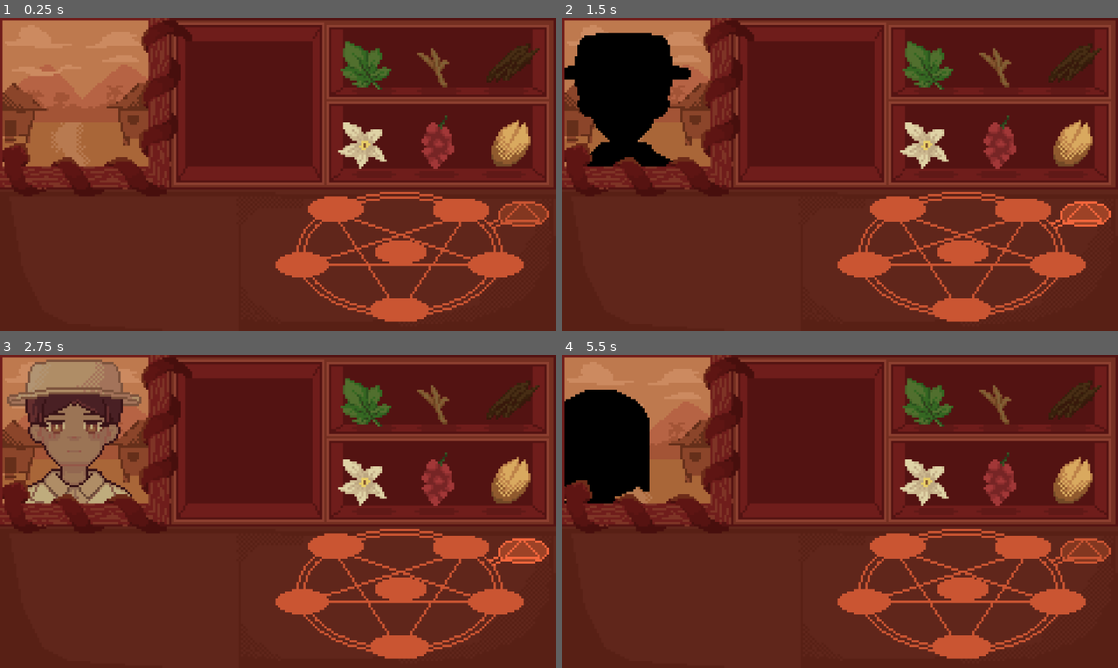
Above: before the commit, frames 1-4 (two rows, left to right).
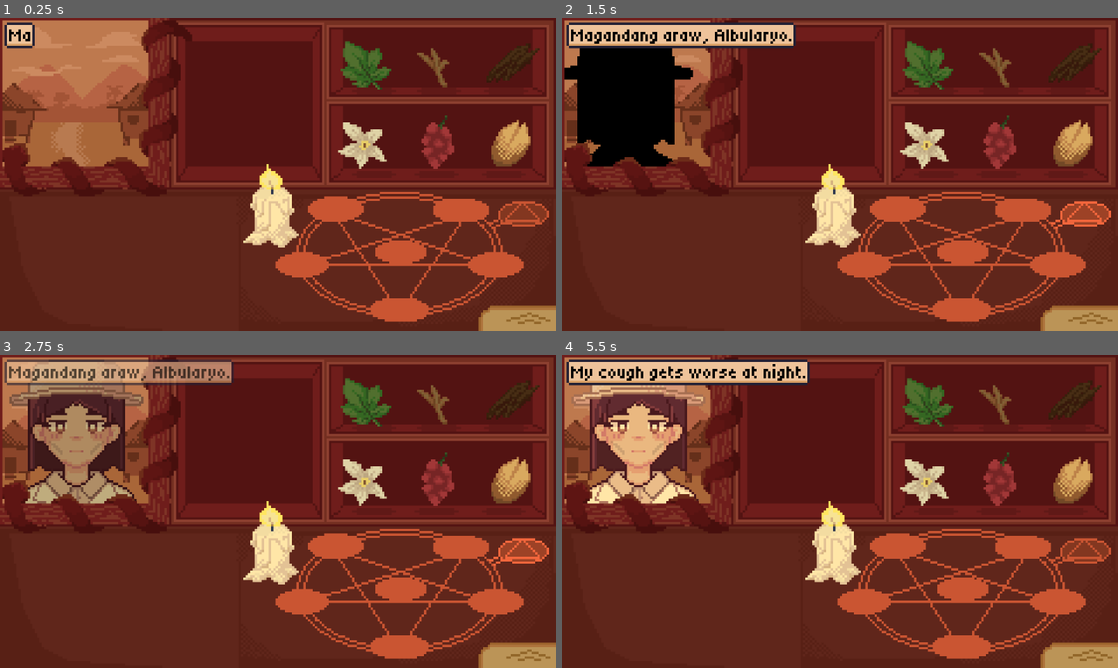
Above: after the commit, the same moments.

Repository: HansSorongon/albularyo_gamedes
Game: Godot game, scene res://scenes/main/main_loop.tscn
Same seed, same stepped clock (60 frames per second), same inputs: the game is played once before the commit and once after it.
Inputs (mouse positions are in pixels of both pictures, inside the frame that each line leads up to):
- Up to frame 1 (0.25 s): no input
- Up to frame 2 (1.5 s): click (1079, 215) at 0.5 s; click (1079, 215) at 1.25 s
- Up to frame 3 (2.75 s): click (517, 552) at 2 s
- Up to frame 4 (5.5 s): tap Enter (ui_accept) at 2.75 s; drag from (895, 545) to (1056, 602) at 2.77 s; drag from (1023, 545) to (962, 646) at 3.52 s; move the mouse to (1056, 602) at 4.27 s; hold Enter (ui_accept) 4.28-5 s; click (1056, 602) at 4.55 s; drag from (962, 646) to (1023, 545) at 5.02 s

The runs differ from the first frame. In frame 1, 3.0% of the frame differs, in the area x 0-100%, y 1-100%; in frame 2, 6.9%; in frame 3, 8.5%; in frame 4, 14%.

Commit message:
feat: drawer checklist

Diff:
--- a/project.godot
+++ b/project.godot
@@ -14,6 +14,10 @@
 run/main_scene="uid://cvhtpwumormog"
 config/features=PackedStringArray("4.5", "Forward Plus")
 config/icon="res://icon.svg"
+
+[autoload]
+
+DialogueManager="*res://scenes/dialogue/dialogue_manager.gd"
 
 [display]
 
--- /dev/null
+++ b/scenes/dialogue/dialogue_box.gd
@@ -0,0 +1,76 @@
+extends MarginContainer
+
+@onready var label = $MarginContainer/Label
+@onready var timer = $LetterDisplayTimer
+@onready var sfx_dialogue: AudioStreamPlayer = $sfx_dialogue
+
+const MAX_WIDTH = 120
+var text = ""
+var letter_index = 0
+var letter_time = 0.03
+var space_time = 0.06
+var punctuation_time = 0.2
+signal finished_displaying()
+
+func display_text(text_to_display: String):
+	text = text_to_display
+	letter_index = 0
+	label.text = text_to_display  # Set full text temporarily
+
+	# Reset sizes
+	custom_minimum_size = Vector2.ZERO
+	label.autowrap_mode = TextServer.AUTOWRAP_OFF
+
+	await resized  # Wait for natural size calculation
+
+	# Check if text is too wide
+	if size.x > MAX_WIDTH:
+		custom_minimum_size.x = MAX_WIDTH
+		label.autowrap_mode = TextServer.AUTOWRAP_WORD
+		await resized
+		custom_minimum_size.y = size.y
+
+	label.text = ""
+
+	# Fade in
+	modulate.a = 0
+	var tween = create_tween()
+	tween.tween_property(self, "modulate:a", 1.0, 0.2)
+	await tween.finished
+
+	_display_letter()
+
+func _display_letter():
+	if letter_index >= text.length():
+		finished_displaying.emit()
+		return
+
+	label.text += text[letter_index]
+	letter_index += 1
+	sfx_dialogue.play()
+
+	if letter_index >= text.length():
+		finished_displaying.emit()
+		return
+
+	match text[letter_index]:
+		"!", ".", ",", "?":
+			timer.start(punctuation_time)
+		" ":
+			timer.start(space_time)
+		_:
+			timer.start(letter_time)
+
+func _on_letter_display_timer_timeout() -> void:
+	_display_letter()
+
+func skip_to_end():
+	timer.stop()
+	letter_index = text.length()
+	label.text = text
+	finished_displaying.emit()
+
+func fade_out():
+	var tween = create_tween()
+	tween.tween_property(self, "modulate:a", 0.0, 0.8)
+	await tween.finished
--- /dev/null
+++ b/scenes/dialogue/dialogue_box.tscn
@@ -0,0 +1,38 @@
+[gd_scene load_steps=5 format=3 uid="uid://bk4fuuu580wia"]
+
+[ext_resource type="Script" uid="uid://dvrsbj1oqgck0" path="res://scenes/dialogue/dialogue_box.gd" id="1_6uen5"]
+[ext_resource type="Texture2D" uid="uid://bwbpoyjarr14o" path="res://assets/ui/dialogue/dialog.png" id="2_eprfq"]
+[ext_resource type="FontFile" uid="uid://b5bptjjfvw3i2" path="res://assets/ui/dialogue/tiny5.ttf" id="3_gm23c"]
+[ext_resource type="AudioStream" uid="uid://c527smwm4oxpx" path="res://assets/audio/bleep008.ogg" id="4_gm23c"]
+
+[node name="DialogueBox" type="MarginContainer"]
+script = ExtResource("1_6uen5")
+
+[node name="NinePatchRect" type="NinePatchRect" parent="."]
+layout_mode = 2
+texture = ExtResource("2_eprfq")
+patch_margin_left = 1
+patch_margin_top = 1
+patch_margin_right = 1
+patch_margin_bottom = 2
+
+[node name="MarginContainer" type="MarginContainer" parent="."]
+layout_mode = 2
+theme_override_constants/margin_left = 2
+theme_override_constants/margin_top = 1
+theme_override_constants/margin_right = 1
+theme_override_constants/margin_bottom = 1
+
+[node name="Label" type="Label" parent="MarginContainer"]
+layout_mode = 2
+theme_override_colors/font_color = Color(0, 0, 0, 1)
+theme_override_fonts/font = ExtResource("3_gm23c")
+theme_override_font_sizes/font_size = 8
+
+[node name="LetterDisplayTimer" type="Timer" parent="."]
+
+[node name="sfx_dialogue" type="AudioStreamPlayer" parent="."]
+stream = ExtResource("4_gm23c")
+volume_db = 10.0
+
+[connection signal="timeout" from="LetterDisplayTimer" to="." method="_on_letter_display_timer_timeout"]
--- /dev/null
+++ b/scenes/dialogue/dialogue_manager.gd
@@ -0,0 +1,61 @@
+extends Node2D
+@onready var text_box_scene = preload("res://scenes/dialogue/dialogue_box.tscn")
+var dialog_lines: Array[String] = []
+var current_line_index = 0
+var text_box
+var is_dialog_active = false
+var is_transitioning = false  # Add this flag
+
+func start_dialog(lines: Array[String]):
+	if is_dialog_active:
+		return
+
+	dialog_lines = lines
+	current_line_index = 0
+	is_dialog_active = true
+
+	_show_text_box()
+
+func _show_text_box():
+	if not text_box:
+		text_box = text_box_scene.instantiate()
+		text_box.finished_displaying.connect(_on_text_box_finished_displaying)
+		text_box.z_index = 999
+		add_child(text_box)
+		text_box.position = Vector2(2, 2)
+		await get_tree().process_frame
+
+	text_box.display_text(dialog_lines[current_line_index])
+
+func _on_text_box_finished_displaying():
+	if is_transitioning or not is_dialog_active:
+		return
+
+	is_transitioning = true
+
+	await get_tree().create_timer(1.0).timeout
+	text_box.fade_out()
+
+	if text_box and is_instance_valid(text_box):
+		await text_box.fade_out()
+
+	_advance_dialog()
+
+	is_transitioning = false
+
+func _advance_dialog():
+	current_line_index += 1
+
+	if current_line_index >= dialog_lines.size():
+		end_dialog()
+		return
+
+	_show_text_box()
+
+func end_dialog():
+	if text_box and is_instance_valid(text_box):
+		text_box.queue_free()
+		text_box = null
+
+	is_dialog_active = false
+	current_line_index = 0
--- /dev/null
+++ b/scenes/main/checkbox.gd
@@ -0,0 +1,37 @@
+extends Node2D
+
+@export var is_toggled: bool = false
+@export var normal_color: Color = Color(1, 1, 1, 1)    # normal color
+@export var hovered_color: Color = Color(1.2, 1.2, 1.2, 1) # hover "brightened" color
+@onready var sfx_tick: AudioStreamPlayer = $SfxTick
+
+func _ready():
+	$CheckMark.visible = is_toggled
+
+	$ClickTarget.input_event.connect(_on_click)
+	$ClickTarget.mouse_entered.connect(_on_hover)
+	$ClickTarget.mouse_exited.connect(_on_hover_exit)
+
+func _on_click(viewport, event, idx):
+	if event.is_action_pressed("click"):
+
+		var checklist = get_parent()
+		var count = 0
+
+		for i in range(checklist.get_child_count()):
+			if checklist.get_child(i).is_toggled:
+				count += 1
+
+		if count < 5 or is_toggled:
+			sfx_tick.play()
+			toggle()
+
+func _on_hover():
+	$Box.modulate = hovered_color
+
+func _on_hover_exit():
+	$Box.modulate = normal_color
+
+func toggle():
+	is_toggled = !is_toggled
+	$CheckMark.visible = is_toggled
--- /dev/null
+++ b/scenes/main/checkbox.tscn
@@ -0,0 +1,41 @@
+[gd_scene load_steps=7 format=3 uid="uid://g16om7yqrxwd"]
+
+[ext_resource type="Script" uid="uid://dwuop4ax7ukak" path="res://scenes/main/checkbox.gd" id="1_lxi5r"]
+[ext_resource type="Texture2D" uid="uid://dfiuhs4xf4l4f" path="res://assets/ui/checkbox_unchecked.png" id="1_qkkco"]
+[ext_resource type="Texture2D" uid="uid://c5sefbebd0r3p" path="res://assets/ui/check.png" id="2_lxi5r"]
+[ext_resource type="FontFile" uid="uid://b5bptjjfvw3i2" path="res://assets/ui/dialogue/tiny5.ttf" id="3_ptftm"]
+[ext_resource type="AudioStream" uid="uid://8n5d5fw42yrr" path="res://assets/audio/click_3.ogg" id="5_ptftm"]
+
+[sub_resource type="RectangleShape2D" id="RectangleShape2D_lxi5r"]
+size = Vector2(59, 8)
+
+[node name="Checkbox" type="Node2D"]
+script = ExtResource("1_lxi5r")
+
+[node name="ClickTarget" type="Area2D" parent="."]
+
+[node name="CollisionShape2D" type="CollisionShape2D" parent="ClickTarget"]
+position = Vector2(29.5, 4)
+shape = SubResource("RectangleShape2D_lxi5r")
+
+[node name="Box" type="TextureRect" parent="."]
+offset_right = 8.0
+offset_bottom = 8.0
+texture = ExtResource("1_qkkco")
+
+[node name="CheckMark" type="TextureRect" parent="."]
+offset_right = 8.0
+offset_bottom = 8.0
+texture = ExtResource("2_lxi5r")
+
+[node name="Label" type="Label" parent="."]
+offset_left = 10.0
+offset_right = 31.0
+offset_bottom = 9.0
+mouse_filter = 1
+theme_override_colors/font_color = Color(0.18359044, 0.18359044, 0.18359044, 1)
+theme_override_fonts/font = ExtResource("3_ptftm")
+theme_override_font_sizes/font_size = 8
+
+[node name="SfxTick" type="AudioStreamPlayer" parent="."]
+stream = ExtResource("5_ptftm")
--- /dev/null
+++ b/scenes/main/checklist_toggle.gd
@@ -0,0 +1,58 @@
+extends Sprite2D
+
+@export var slide_offset: Vector2 = Vector2(-100, -120)  # how far to slide
+@export var slide_speed: float = 1200.0                 # pixels per second
+@onready var sfx_open: AudioStreamPlayer = $SfxOpen
+@onready var sfx_close: AudioStreamPlayer = $SfxClose
+
+var closed_position: Vector2
+var target_position: Vector2
+var is_open: bool = false
+
+var possible_symptoms: Array[String] = [
+	"Pale Skin",
+	"Pale Lips",
+	"Sweat",
+	"Fever",
+	"Sunken Eyes",
+	"Red Eyes",
+	"Runny Nose",
+	"Red Nose",
+	"Hollow Cheeks",
+	"Rashes",
+	"Wound",
+	"Chest Pain",
+	"Cough",
+	"Sore Throat",
+	"Headache"
+]
+
+func _ready():
+
+	for i in range(15):
+		var node = $Checkboxes.get_child(i)
+		node.get_node("Label").text = possible_symptoms[i]
+
+	closed_position = position
+	target_position = position
+
+	$Area2D.mouse_entered.connect(_on_mouse_entered)
+
+func _on_mouse_entered():
+	if not is_open:
+		sfx_open.play()
+		is_open = true
+		target_position = closed_position + slide_offset  # move diagonally
+		print("open")
+
+func _process(delta):
+	# Check mouse x position for automatic closing
+	var mouse_pos = get_viewport().get_mouse_position()
+	if is_open and mouse_pos.x < 100:
+		is_open = false
+		sfx_close.play()
+		target_position = closed_position
+		print("close")
+
+	# Smooth movement towards target
+	position = position.lerp(target_position, delta * slide_speed / slide_offset.length())
--- /dev/null
+++ b/scenes/main/checklist_toggle.tscn
@@ -0,0 +1,72 @@
+[gd_scene load_steps=7 format=3 uid="uid://c3f5eobhumfge"]
+
+[ext_resource type="Texture2D" uid="uid://cc0t02i6a611g" path="res://assets/ui/checklist.png" id="1_276pp"]
+[ext_resource type="Script" uid="uid://cx6eif4ur4uoa" path="res://scenes/main/checklist_toggle.gd" id="2_276pp"]
+[ext_resource type="AudioStream" uid="uid://bv44d7bjcalhe" path="res://assets/audio/checklist_flip.ogg" id="3_7fces"]
+[ext_resource type="AudioStream" uid="uid://b2ph5pk8mrpji" path="res://assets/audio/checklist_flip_down.ogg" id="4_y8cto"]
+[ext_resource type="PackedScene" uid="uid://g16om7yqrxwd" path="res://scenes/main/checkbox.tscn" id="5_fyc85"]
+
+[sub_resource type="RectangleShape2D" id="RectangleShape2D_y8cto"]
+size = Vector2(156, 134)
+
+[node name="ChecklistControl" type="Sprite2D"]
+texture = ExtResource("1_276pp")
+script = ExtResource("2_276pp")
+
+[node name="Area2D" type="Area2D" parent="."]
+
+[node name="CollisionShape2D" type="CollisionShape2D" parent="Area2D"]
+shape = SubResource("RectangleShape2D_y8cto")
+
+[node name="SfxOpen" type="AudioStreamPlayer" parent="."]
+stream = ExtResource("3_7fces")
+
+[node name="SfxClose" type="AudioStreamPlayer" parent="."]
+stream = ExtResource("4_y8cto")
+
+[node name="Checkboxes" type="Node2D" parent="."]
+
+[node name="Checkbox" parent="Checkboxes" instance=ExtResource("5_fyc85")]
+position = Vector2(-70, -54)
+
+[node name="Checkbox2" parent="Checkboxes" instance=ExtResource("5_fyc85")]
+position = Vector2(-70, -43)
+
+[node name="Checkbox3" parent="Checkboxes" instance=ExtResource("5_fyc85")]
+position = Vector2(-70, -32)
+
+[node name="Checkbox4" parent="Checkboxes" instance=ExtResource("5_fyc85")]
+position = Vector2(-70, -21)
+
+[node name="Checkbox5" parent="Checkboxes" instance=ExtResource("5_fyc85")]
+position = Vector2(-70, -10)
+
+[node name="Checkbox6" parent="Checkboxes" instance=ExtResource("5_fyc85")]
+position = Vector2(-70, 1)
+
+[node name="Checkbox7" parent="Checkboxes" instance=ExtResource("5_fyc85")]
+position = Vector2(-70, 12)
+
+[node name="Checkbox8" parent="Checkboxes" instance=ExtResource("5_fyc85")]
+position = Vector2(-70, 23)
+
+[node name="Checkbox9" parent="Checkboxes" instance=ExtResource("5_fyc85")]
+position = Vector2(-70, 34)
+
+[node name="Checkbox10" parent="Checkboxes" instance=ExtResource("5_fyc85")]
+position = Vector2(-70, 45)
+
+[node name="Checkbox11" parent="Checkboxes" instance=ExtResource("5_fyc85")]
+position = Vector2(4, -54)
+
+[node name="Checkbox12" parent="Checkboxes" instance=ExtResource("5_fyc85")]
+position = Vector2(4, -43)
+
+[node name="Checkbox13" parent="Checkboxes" instance=ExtResource("5_fyc85")]
+position = Vector2(4, -32)
+
+[node name="Checkbox14" parent="Checkboxes" instance=ExtResource("5_fyc85")]
+position = Vector2(4, -21)
+
+[node name="Checkbox15" parent="Checkboxes" instance=ExtResource("5_fyc85")]
+position = Vector2(4, -10)
--- /dev/null
+++ b/scenes/main/checklist_toggle_area.gd
@@ -0,0 +1,4 @@
+extends Area2D
+
+func _on_mouse_entered():
+	print("Test")
--- a/scenes/main/main_loop.gd
+++ b/scenes/main/main_loop.gd
@@ -1,6 +1,26 @@
 extends Node2D
+
+@onready var patient_scene = preload("res://scenes/main/patient.tscn")
+
+var current_patient = null
+
+func _ready():
+	spawn_patient()
+
+	get_viewport().physics_object_picking_sort = true
+	get_viewport().physics_object_picking_first_only = true
 
 func _input(event):
 	if event is InputEventKey and event.pressed:
 		if event.keycode == KEY_Q:
 			get_tree().quit()
+		if event.keycode == KEY_R:
+			spawn_patient()
+
+
+func spawn_patient():
+	if current_patient:
+		remove_child(current_patient)
+
+	current_patient = patient_scene.instantiate()
+	add_child(current_patient)
--- a/scenes/main/main_loop.tscn
+++ b/scenes/main/main_loop.tscn
@@ -1,10 +1,9 @@
-[gd_scene load_steps=21 format=3 uid="uid://cvhtpwumormog"]
+[gd_scene load_steps=22 format=3 uid="uid://cvhtpwumormog"]
 
 [ext_resource type="Texture2D" uid="uid://cpv3v0018eft" path="res://assets/background/game_background.png" id="1_l1b4v"]
 [ext_resource type="PackedScene" uid="uid://ch06j3uikjcka" path="res://scenes/workstation/herb.tscn" id="1_naftw"]
 [ext_resource type="Script" uid="uid://dkt7ee5n3gh3e" path="res://scenes/main/main_loop.gd" id="1_olyg1"]
 [ext_resource type="Script" uid="uid://c4k3aoq7o81c5" path="res://scenes/main/pentagram.gd" id="1_pyi1g"]
-[ext_resource type="Script" uid="uid://br752qlu8numu" path="res://scenes/main/patient.gd" id="2_naftw"]
 [ext_resource type="Texture2D" uid="uid://cmssfptn6xb3j" path="res://assets/background/npc_background.png" id="2_xfve2"]
 [ext_resource type="Texture2D" uid="uid://4u30paakubgn" path="res://assets/workstation/herbs/herb_root.png" id="3_6ufpv"]
 [ext_resource type="Texture2D" uid="uid://bmpfbm8mjrmpm" path="res://assets/workstation/pentagram/pentagram_circle.png" id="3_o22mv"]
@@ -18,13 +17,15 @@
 [ext_resource type="Texture2D" uid="uid://dxl7f4c1kpv30" path="res://assets/workstation/pentagram/pentagram.png" id="11_eofcd"]
 [ext_resource type="Texture2D" uid="uid://pyguyoj7h22c" path="res://assets/workstation/pentagram/pentagram_confirm.png" id="14_jnr8r"]
 [ext_resource type="AudioStream" uid="uid://dpjqk0axsu3l1" path="res://assets/audio/bgm.mp3" id="15_m757o"]
-[ext_resource type="Script" uid="uid://drbuaqfxp67ke" path="res://scenes/main/patient_path_follow.gd" id="16_h6rqw"]
+[ext_resource type="Shader" uid="uid://87k5bptnb1d8" path="res://scenes/main/night_shader.gdshader" id="18_isaxb"]
+[ext_resource type="PackedScene" uid="uid://c3f5eobhumfge" path="res://scenes/main/checklist_toggle.tscn" id="19_h6rqw"]
+[ext_resource type="Texture2D" uid="uid://1nxi17npukpj" path="res://assets/workstation/candle.png" id="20_isaxb"]
 
-[sub_resource type="Curve2D" id="Curve2D_5xoao"]
-_data = {
-"points": PackedVector2Array(0, 0, 0, 0, -53, 35, -37.443314, 0, 37.443314, 0, -12, 48, 0, 0, 0, 0, 34, 35)
-}
-point_count = 3
+[sub_resource type="ShaderMaterial" id="ShaderMaterial_eexwu"]
+shader = ExtResource("18_isaxb")
+shader_parameter/progress = 0.0
+shader_parameter/day_tint = Color(1, 1, 1, 1)
+shader_parameter/night_tint = Color(0, 0.10266678, 0.44, 1)
 
 [node name="MainLoop" type="Node2D"]
 script = ExtResource("1_olyg1")
@@ -133,27 +134,9 @@
 texture = ExtResource("1_l1b4v")
 centered = false
 
-[node name="Path2D" type="Path2D" parent="."]
-position = Vector2(-1, 0)
-curve = SubResource("Curve2D_5xoao")
-
-[node name="PatientPathFollow" type="PathFollow2D" parent="Path2D"]
-position = Vector2(33.999996, 35)
-rotation = 1.5275819
-progress = 123.266785
-rotates = false
-loop = false
-script = ExtResource("16_h6rqw")
-
-[node name="Patient" type="Node2D" parent="Path2D/PatientPathFollow"]
-z_index = -20
-z_as_relative = false
-position = Vector2(-36.392956, 31.457157)
-rotation = -1.5275819
-script = ExtResource("2_naftw")
-
 [node name="NpcBackground" type="Sprite2D" parent="."]
 z_index = -30
+material = SubResource("ShaderMaterial_eexwu")
 position = Vector2(1, 1)
 texture = ExtResource("2_xfve2")
 centered = false
@@ -163,3 +146,13 @@
 autoplay = true
 
 [node name="Dialogue" type="Node2D" parent="."]
+
+[node name="ChecklistControl" parent="." instance=ExtResource("19_h6rqw")]
+position = Vector2(284, 190)
+
+[node name="Candle" type="Sprite2D" parent="."]
+position = Vector2(105, 63)
+texture = ExtResource("20_isaxb")
+centered = false
+
+[node name="Flame" type="Sprite2D" parent="Candle"]
--- /dev/null
+++ b/scenes/main/night_shader.gdshader
@@ -0,0 +1,13 @@
+shader_type canvas_item;
+
+uniform float progress : hint_range(0.0, 1.0) = 0.0;
+
+uniform vec4 day_tint : source_color = vec4(1.0, 1.0, 1.0, 1.0);
+
+uniform vec4 night_tint : source_color = vec4(0.3, 0.4, 0.7, 1.0);
+
+void fragment() {
+    vec4 tex_color = texture(TEXTURE, UV);
+    vec4 tint = mix(day_tint, night_tint, progress);
+    COLOR = vec4(tex_color.rgb * tint.rgb, tex_color.a);
+}
--- a/scenes/main/patient.gd
+++ b/scenes/main/patient.gd
@@ -1,4 +1,45 @@
 extends Node2D
+
+var dialogue_symptoms: Dictionary = {
+	"chest_pain": ["My chest feels tight.", "It hurts when I breathe deeply.", "I feel heaviness on my chest."],
+	"cough": ["My cough keeps coming back.", "My cough gets worse at night.", "I've been coughing for a month now."],
+	"sore_throat": ["It's painful when I swallow.", "My throat is hoarse.", "It's hard to speak."],
+	"headache": ["My head hurts when I wake up.", "My head is throbbing.", "It feels like the world is spinning."]
+}
+
+var possible_symptoms: Array[String] = [
+	"pale_skin",
+	"pale_lips",
+	"sweat",
+	"fever",
+	"sunken_eyes",
+	"red_eyes",
+	"runny_nose",
+	"red_nose",
+	"hollow_cheeks",
+	"rashes",
+	"wound",
+	"chest_pain",
+	"cough",
+	"sore_throat",
+	"headache"
+]
+
+var visual_symptoms: Array[String] = [
+	"pale_lips",
+	"sweat",
+	"fever",
+	"sunken_eyes",
+	"red_eyes",
+	"runny_nose",
+	"red_nose",
+	"hollow_cheeks",
+	"rashes",
+	"wound",
+]
+
+var symptoms: Array[String] = []
+var patient_dialogue: Array[String] = ["Magandang araw, Albularyo."]
 
 var layers = {
 	"HairBack": "hair_back/",
@@ -11,11 +52,23 @@
 }
 
 var gender_folders = {
-	"Male": "res://assets/npc/npc_m/",
-	"Female": "res://assets/npc/npc_f/"
+	"M": "res://assets/npc/npc_m/",
+	"F": "res://assets/npc/npc_f/"
 }
 
 var npc_instance: Node2D = null
+
+func generate_symptoms():
+	symptoms.clear()
+
+	# 3-5 symptoms
+	var num_symptoms = randi() % 3 + 3
+
+	var pool = possible_symptoms.duplicate()
+	pool.shuffle()
+
+	for i in range(num_symptoms):
+		symptoms.append(pool[i])
 
 func generate_random_npc() -> Node2D:
 	var npc = Node2D.new()
@@ -26,12 +79,40 @@
 	var base_folder = gender_folders[random_gender]
 
 	for layer_name in layers.keys():
+
+		var path = base_folder + layers[layer_name]
+
+		if symptoms.has("pale_skin") and layer_name == "BaseFace":
+			path += "sprite_" + random_gender + "_paleskin/"
+
 		var sprite = Sprite2D.new()
 		sprite.name = layer_name
-		sprite.texture = get_random_texture_from_folder(base_folder + layers[layer_name])
+		sprite.texture = get_random_texture_from_folder(path)
 		sprite.modulate = Color.BLACK
 
 		npc.add_child(sprite)
+
+	for symptom in symptoms:
+		if visual_symptoms.has(symptom):
+			var symptom_name = symptom
+			if (symptom == "wound"):
+				symptom_name += "_" + str(randi() % 2 + 1)
+
+			var path = base_folder + "visual_symptoms/" + symptom_name + ".png"
+
+			var sprite = Sprite2D.new()
+			sprite.name = symptom
+			sprite.texture = load(path)
+			sprite.modulate = Color.BLACK
+
+			if symptom_name == "fever" or true:
+				var base_face = npc.get_node("BaseFace")
+				base_face.add_sibling(sprite)
+			else:
+				npc.add_child(sprite)
+
+		if dialogue_symptoms.has(symptom):
+			patient_dialogue.append(dialogue_symptoms[symptom][randi() % dialogue_symptoms[symptom].size()])
 
 	return npc
 
@@ -65,6 +146,9 @@
 	return load(folder_path + chosen_file)
 
 func spawn_npc():
+
+	generate_symptoms()
+
 	if npc_instance and npc_instance.is_inside_tree():
 		npc_instance.queue_free()
 
@@ -72,14 +156,12 @@
 	add_child(npc_instance)
 	fade_in_npc(1)
 
+	if not DialogueManager.is_dialog_active:
+		DialogueManager.start_dialog(patient_dialogue)
+
 	# reset path
 	get_parent().time = 0
 
 func _ready():
 	randomize()
-
 	spawn_npc()
-
-func _input(event):
-	if event.is_action_pressed("ui_accept"):
-		spawn_npc()  # spawn a new NPC on ui_accept
--- /dev/null
+++ b/scenes/main/patient.tscn
@@ -0,0 +1,30 @@
+[gd_scene load_steps=5 format=3 uid="uid://dehe2b5pyoyl3"]
+
+[ext_resource type="Script" uid="uid://cgpq1nqsuqhud" path="res://scenes/main/patient_path.gd" id="1_0w0f1"]
+[ext_resource type="Script" uid="uid://drbuaqfxp67ke" path="res://scenes/main/patient_path_follow.gd" id="1_vypb8"]
+[ext_resource type="Script" uid="uid://br752qlu8numu" path="res://scenes/main/patient.gd" id="2_0w0f1"]
+
+[sub_resource type="Curve2D" id="Curve2D_5xoao"]
+_data = {
+"points": PackedVector2Array(0, 0, 0, 0, -53, 35, -37.443314, 0, 37.443314, 0, -12, 48, 0, 0, 0, 0, 34, 35)
+}
+point_count = 3
+
+[node name="PatientPath" type="Path2D"]
+curve = SubResource("Curve2D_5xoao")
+script = ExtResource("1_0w0f1")
+
+[node name="PatientPathFollow" type="PathFollow2D" parent="."]
+position = Vector2(33.999996, 35)
+rotation = 1.5275819
+progress = 123.266785
+rotates = false
+loop = false
+script = ExtResource("1_vypb8")
+
+[node name="Patient" type="Node2D" parent="PatientPathFollow"]
+z_index = -20
+z_as_relative = false
+position = Vector2(-36.392956, 31.457157)
+rotation = -1.5275819
+script = ExtResource("2_0w0f1")
--- /dev/null
+++ b/scenes/main/patient_path.gd
@@ -0,0 +1,4 @@
+extends Path2D
+
+func get_symptoms() -> Array[String]:
+	return $PatientPathFollow/Patient.symptoms
--- a/scenes/main/pentagram_confirm.gd
+++ b/scenes/main/pentagram_confirm.gd
@@ -2,6 +2,8 @@
 
 var normal_color := Color(1,1,1,1)
 var hover_color := Color(1.2,1.2,1.2,1)  # slightly brighter
+
+signal confirm_pressed()
 
 func _ready():
 	connect("pressed", Callable(self, "_button_pressed"))
@@ -10,6 +12,7 @@
 
 func _button_pressed():
 	print("Confirmed.")
+	confirm_pressed.emit()
 
 func _on_mouse_entered():
 	modulate = hover_color
--- /dev/null
+++ b/scenes/main/test.gd
@@ -0,0 +1,7 @@
+extends Node2D
+
+func _ready():
+	$Area2D.mouse_entered.connect(_test)
+
+func _test():
+	print("test")
--- a/scenes/workstation/herb.gd
+++ b/scenes/workstation/herb.gd
@@ -12,6 +12,7 @@
 var original_scale: Vector2
 
 func _ready():
+
 	original_position = position
 	original_scale = $ClickTarget/CollisionShape2D.scale
 
Not shown, added: assets/audio/bleep008.ogg.import
Not shown, added: assets/audio/checklist_flip.ogg.import
Not shown, added: assets/audio/checklist_flip_down.ogg.import
Not shown, added: assets/audio/click_3.ogg.import
Not shown, removed: assets/npc/npc_f/visual_symptoms/albularyo fever.png.import
Not shown, removed: assets/npc/npc_f/visual_symptoms/albularyo hollowcheeks.png.import
Not shown, removed: assets/npc/npc_f/visual_symptoms/albularyo palelips.png.import
Not shown, removed: assets/npc/npc_f/visual_symptoms/albularyo rashes.png.import
Not shown, removed: assets/npc/npc_f/visual_symptoms/albularyo redeyes.png.import
Not shown, removed: assets/npc/npc_f/visual_symptoms/albularyo rednose.png.import
Not shown, removed: assets/npc/npc_f/visual_symptoms/albularyo runnynose.png.import
Not shown, removed: assets/npc/npc_f/visual_symptoms/albularyo sunkeneyes.png.import
(and 94 more such lines)
